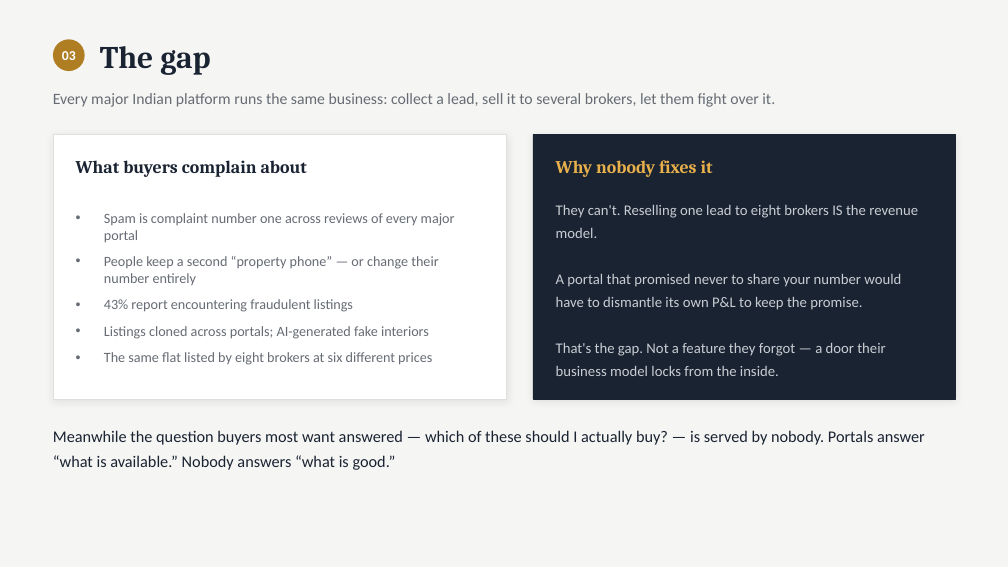
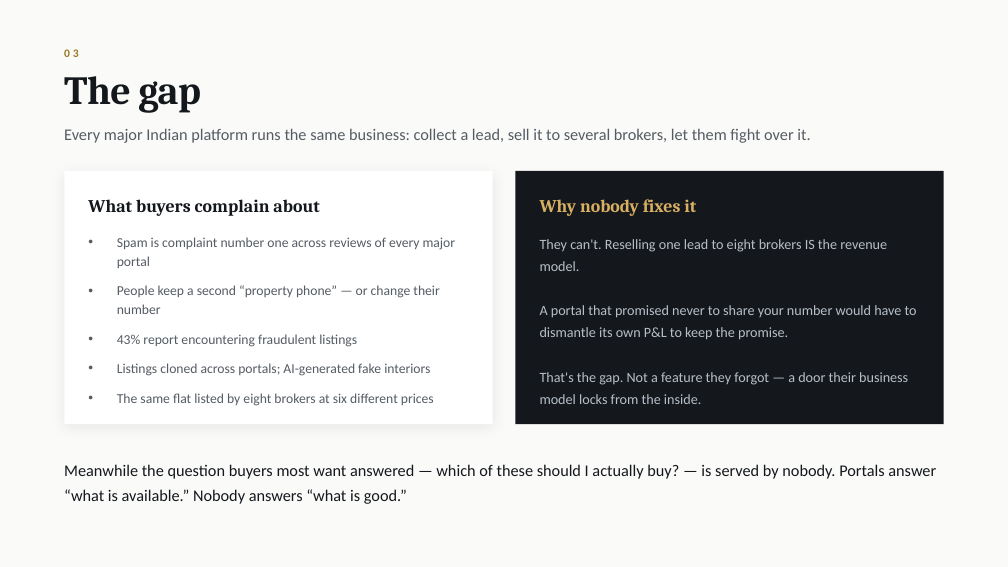
Before and after one commit to productionx-in/OTHO-REALTY, a slide deck: slide 6 of deck/Building_OTHO_ProductionX.pptx. Drawn at 1008x567 pixels with LibreOffice and Linux fonts; fonts in the diff are those of the drawing. Boxes give left, top, right and bottom in pixels: in the first picture for what was removed or moved away, otherwise in the second. Text is boxed around its words. In the diff, an @@ line names an element or a change of style, - is before the commit and + after.

```diff
--- a/deck/Building_OTHO_ProductionX.pptx
+++ b/deck/Building_OTHO_ProductionX.pptx
@@ background #F5F5F3 to #FAFAF8 @@
@@ ellipse removed at [53,39,85,71] @@
@@ text "03" at [64,49,78,57]: size 13 to 11 pt, text colour #FFFFFF to #9A7A25, letter spacing 0 to 2.6 pt; alignment centre to left @@
@@ text "The gap": place and size @@
-text "The gap" at [100,46,210,75]
+text "The gap" at [64,76,201,113]
@@ text "The gap" at [64,76,201,113]: size 30 to 38 pt, text colour #1A2332 to #14181D, letter spacing 0 to -0.6 pt @@
@@ text "Every major Indian platform runs ...": place and size @@
-text "Every major Indian platform runs ..." at [53,93,775,107]
+text "Every major Indian platform runs ..." at [64,128,810,143]
@@ text "Every major Indian platform runs ..." at [64,128,810,143]: size 15 to 15.5 pt, text colour #676C74 to #555C64; line spacing 1 to 22pt @@
@@ rectangle: place and size @@
-rectangle at [53,135,507,399]
+rectangle at [64,171,493,424]
@@ rectangle at [64,171,493,424]: outline #DFDFDB 0.5 pt to none; shadow changed @@
@@ rectangle: place and size @@
-rectangle at [533,135,955,399]
+rectangle at [516,171,944,424]
@@ rectangle at [516,171,944,424]: fill #1A2332 to #14181D; outline #1A2332 0.5 pt to none; shadow off @@
@@ text "What buyers complain about" at [88,199,319,216]: text colour #1A2332 to #14181D @@
@@ text "What buyers complain about": place and size @@
-text "What buyers complain about" at [76,160,307,177]
+text "What buyers complain about" at [88,199,319,216]
@@ text "Why nobody fixes it": place and size @@
-text "Why nobody fixes it" at [556,160,713,177]
+text "Why nobody fixes it" at [540,199,696,216]
@@ text "Why nobody fixes it" at [540,199,696,216]: text colour #E8B04B to #D9B061 @@
@@ text "Spam is complaint number one ...": place and size @@
-text "Spam is complaint number one ..." at [104,213,455,365]
+text "Spam is complaint number one ..." at [117,237,456,406]
@@ text at [117,237,456,406]: size 13.5 to 13 pt, text colour #676C74 to #555C64 in "Spam is complaint number one across reviews ...", "43% report encountering fraudulent listings", "Listings cloned across portals; AI-generated fake interiors", "The same flat listed by eight brokers ..."; line spacing 1 to 18pt; more space between paragraphs @@
@@ text "They can't. Reselling one lead ...": place and size @@
-text "They can't. Reselling one lead ..." at [556,205,918,376]
+text "They can't. Reselling one lead ..." at [540,239,917,404]
@@ text "They can't. Reselling one lead ..." at [540,239,917,404]: size 14 to 13.5 pt, text colour #C9CDD3 to #B6BEC7; line spacing 22pt to 21pt @@
@@ text at [117,285,439,314]: text changed; size 13.5 to 13 pt; text colour #676C74 to #555C64 @@
-• People keep a second “property phone” — or change their number entirely
+• People keep a second “property phone” — or change their number
@@ text "Meanwhile the question buyers most ...": place and size @@
-text "Meanwhile the question buyers most ..." at [53,430,925,470]
+text "Meanwhile the question buyers most ..." at [64,464,936,504]
@@ text "Meanwhile the question buyers most ..." at [64,464,936,504]: text colour #1A2332 to #14181D @@
```
Also in this commit, not shown: 32 other slides changed, 2 other files.
